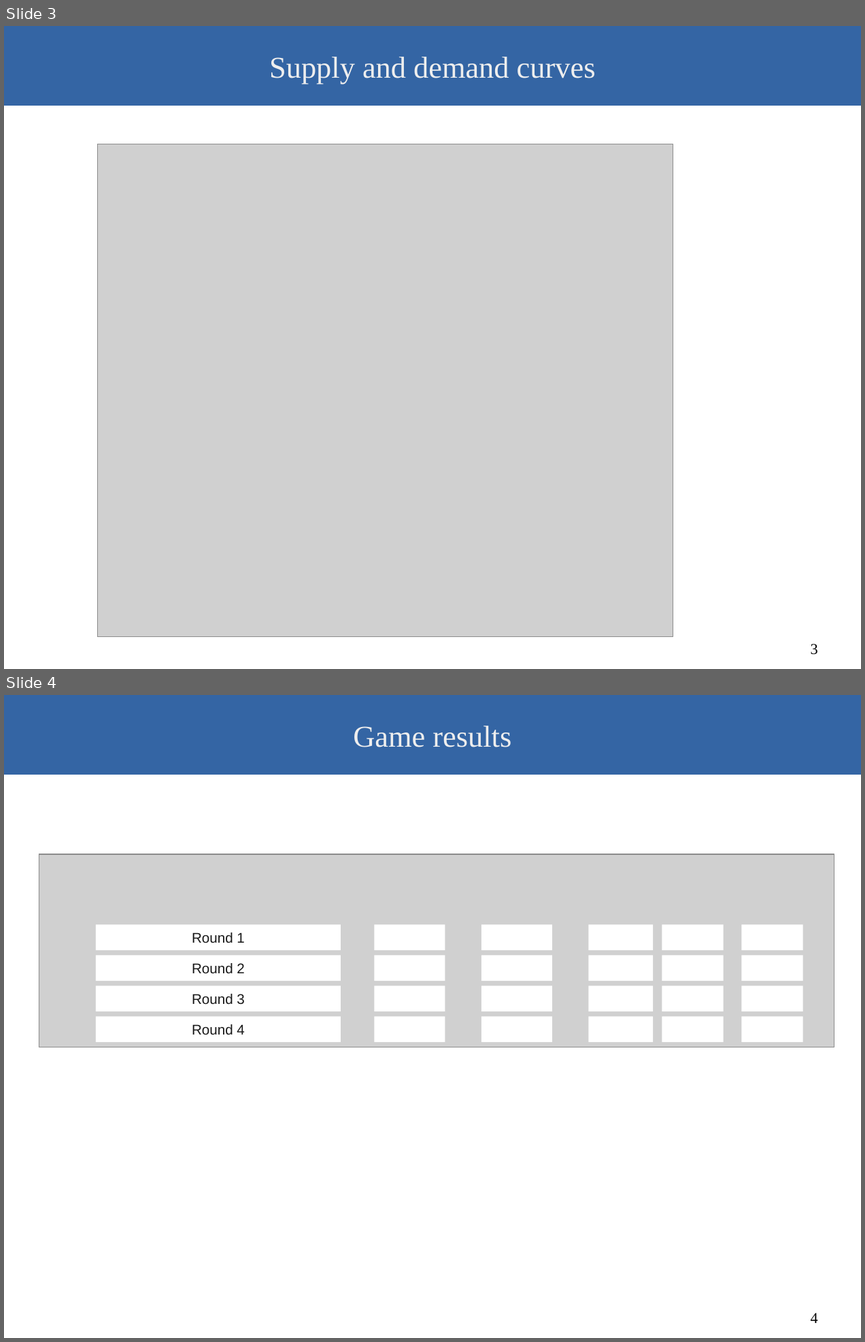
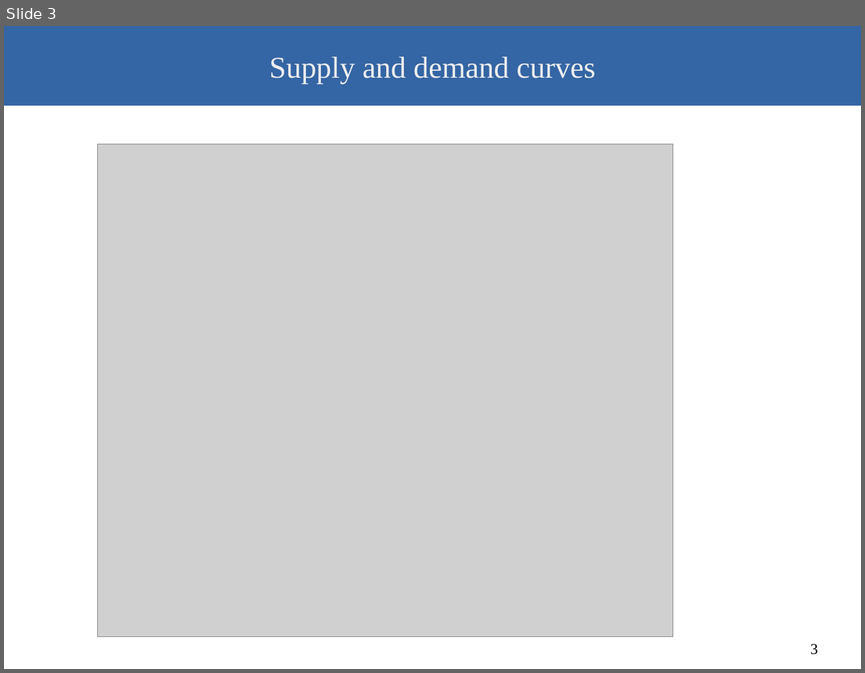
Before and after one commit to cristobal-GC/electriciPy_market, a slide deck: doc/introduction/Introduction.odp. Shown one above the other, each under a label of ours: slides 3 and 4 before the commit, slide 3 after it. The pictures are 865x1342 and 865x673 pixels, drawn with LibreOffice and Linux fonts; fonts in the diff are those of the drawing; grey boxes stand for pictures. Boxes give left, top, right and bottom in pixels: in the first picture for what was removed or moved away, otherwise in the second. Text is boxed around its words. In the diff, an @@ line names an element or a change of style, - is before the commit and + after.

```diff
--- a/doc/introduction/Introduction.odp
+++ b/doc/introduction/Introduction.odp
@@ slide 4 removed at box(4, 695, 861, 1338), background #FFFFFF @@
@@ rectangle removed at box(4, 695, 861, 775) @@
-Game results
@@ picture removed at box(39, 854, 834, 1047) @@
@@ rectangle removed at box(96, 924, 341, 950) @@
-Round 1
@@ rectangle removed at box(374, 924, 445, 950) @@
@@ rectangle removed at box(481, 924, 552, 950) @@
@@ rectangle removed at box(589, 924, 653, 950) @@
@@ rectangle removed at box(662, 924, 723, 950) @@
@@ rectangle removed at box(742, 924, 803, 950) @@
@@ rectangle removed at box(96, 955, 341, 981) @@
-Round 2
@@ rectangle removed at box(374, 955, 445, 981) @@
@@ rectangle removed at box(481, 955, 552, 981) @@
@@ rectangle removed at box(589, 955, 653, 981) @@
@@ rectangle removed at box(662, 955, 723, 981) @@
@@ rectangle removed at box(742, 955, 803, 981) @@
@@ rectangle removed at box(96, 986, 341, 1011) @@
-Round 3
@@ rectangle removed at box(374, 986, 445, 1011) @@
@@ rectangle removed at box(481, 986, 552, 1011) @@
@@ rectangle removed at box(589, 986, 653, 1011) @@
@@ rectangle removed at box(662, 986, 723, 1011) @@
@@ rectangle removed at box(742, 986, 803, 1011) @@
@@ rectangle removed at box(96, 1016, 341, 1042) @@
-Round 4
@@ rectangle removed at box(374, 1016, 445, 1042) @@
@@ rectangle removed at box(481, 1016, 552, 1042) @@
@@ rectangle removed at box(589, 1016, 653, 1042) @@
@@ rectangle removed at box(662, 1016, 723, 1042) @@
@@ rectangle removed at box(742, 1016, 803, 1042) @@
@@ page number removed at box(810, 1312, 818, 1323) @@
-4
```
Also in this commit, not shown: 1 slide changed, 1 slide added, 26 other files.
